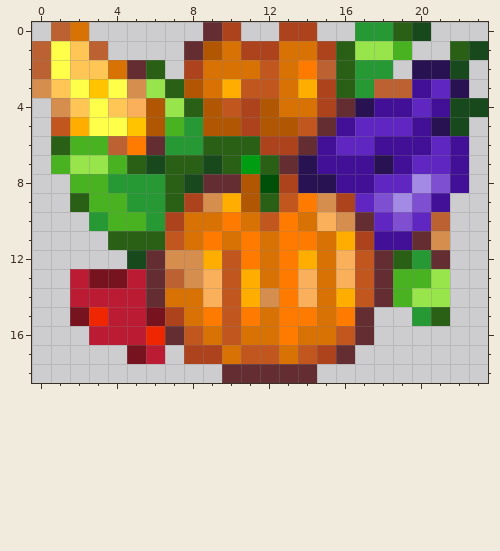
Two versions of one pixel-art sprite, src/assets/misc/polyculture.png. Above: the version before the commit.
The file is 24x19 pixels. Colours within 5 levels of each other are drawn and written as one.
New version:
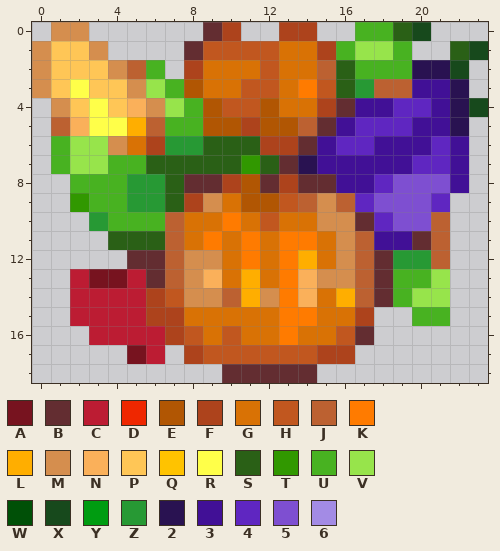
Palette (. is transparent): A #77131f  B #632d31  C #bc1c33  D #ef2700  E #b15603  F #ad431c  G #d97205  H #c1571f  J #bc6131  K #ff7b00  L #ffae00  M #d58e4e  N #fab05a  P #ffc656  Q #ffc300  R #ffff49  S #2a6016  T #319800  U #48b221  V #97e44b  W #005007  X #17491c  Y #009c11  Z #279934  2 #291251  3 #411096  4 #5f26c1  5 #7e4fd1  6 #a38be5
Author's note on the commit: Update polyculture and cross assets to include a slight blur
Diff:
y 0: x 1..2 JG -> MM; x 17..18 ZZ -> UU
y 1: x 0..1 JR -> MP; x 3 J -> M; x 9..12 EGFF -> HHHH; x 16 S -> U
y 2: x 0..1 JR -> MP; x 4..6 GBS -> MJU; x 14 K -> G; x 17..19 ZZ. -> UUU
y 3: x 3..4 QR -> PP; x 7 S -> U; x 10 L -> G; x 14..15 LF -> KH; x 21 4 -> 3
y 4: x 6 E -> M; x 8 S -> U; x 11 F -> H; x 17 2 -> 3; x 19 3 -> 4; x 22 X -> 2
y 5: x 1..2 HL -> JN; x 5..6 QE -> LJ; x 8 Z -> U; x 14 H -> J; x 21..22 2X -> 32
y 6: x 1..6 SUUJKB -> UVVMGF
y 7: x 5..6 SX -> US; x 9 X -> S; x 11 Y -> T; x 18 2 -> 3
y 8: x 4 Z -> U; x 8 X -> B; x 10 B -> F; x 12 W -> B; x 14..15 22 -> BB; x 19..20 46 -> 55
y 9: x 2 S -> T; x 10 L -> G; x 12 S -> E; x 14 K -> J; x 16 F -> J; x 19 6 -> 5; x 21 3 -> 4
y 10: x 6..7 ZF -> UJ; x 13 K -> G; x 15 N -> M; x 20 4 -> 5
y 11: x 7 H -> J; x 16..17 LF -> MJ; x 21 M -> J
y 12: x 5 X -> B; x 7 M -> J; x 9..10 LH -> MG; x 16..17 NH -> MJ; x 19 S -> Z; x 21 B -> J
y 13: x 10 H -> G; x 15..17 GNH -> MMJ
y 14: x 6..10 BGGNH -> FHMMJ; x 17 H -> J
y 15: x 2..3 AD -> CC; x 6 A -> F; x 9..11 KHK -> GGG; x 16..17 KB -> GF; x 20..21 ZS -> UU
y 16: x 6..7 DB -> CF
y 17: x 9..10 FG -> HH; x 13 G -> H; x 16 B -> F
Where, in picture pixels (left, top, right, bottom), the same in both pictures:
changed: (32, 22, 469, 364)
